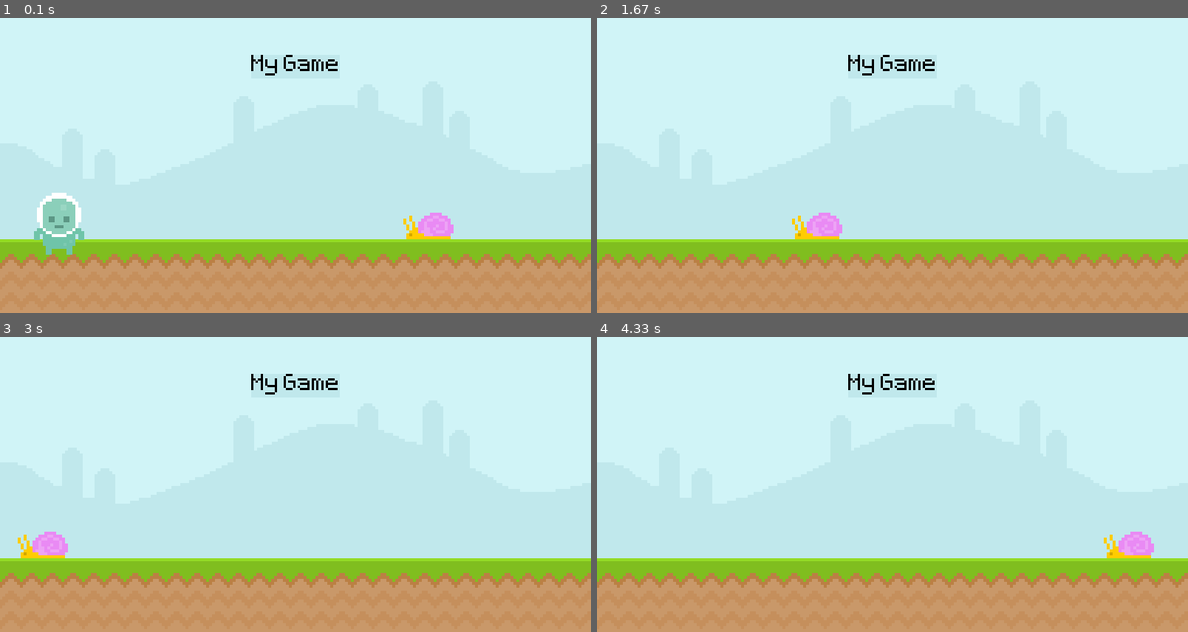
Above: before the commit, frames 1-4 (two rows, left to right).
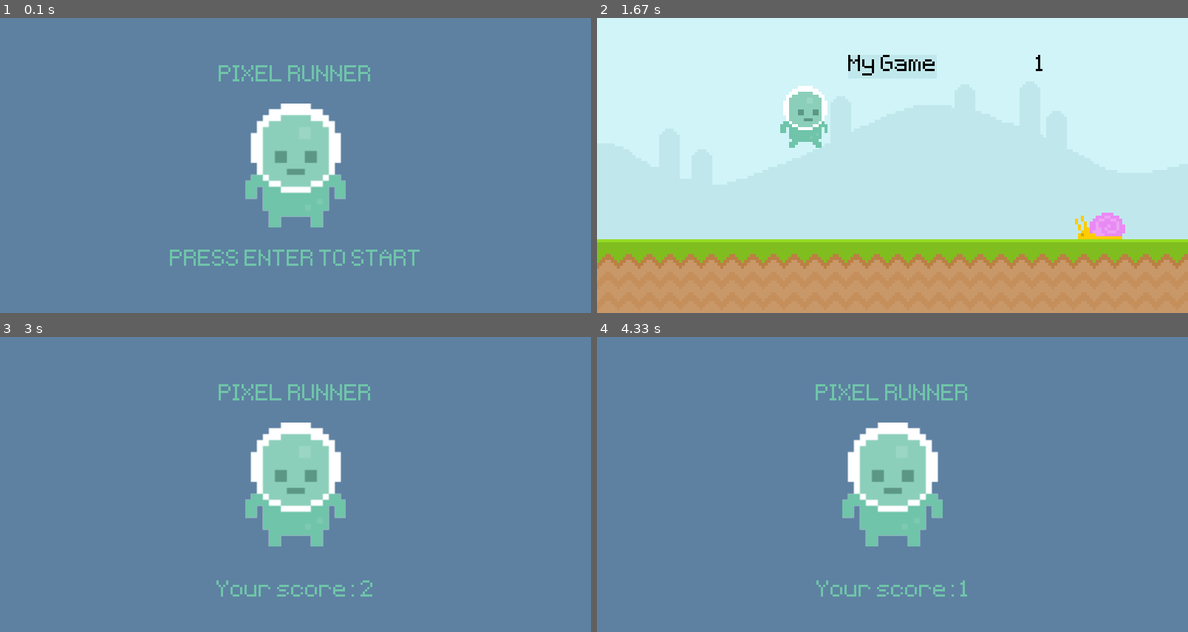
Above: after the commit, the same moments.

Repository: tzixi/pygame-trial1
Game: pygame game, started from game1.py
Two runs of this game, one before a commit and one after it. Both use one fixed random seed, a clock stepped at 60 frames per second and the inputs below.
Inputs (mouse positions are in pixels of both pictures, inside the frame that each line leads up to):
- Up to frame 1 (0.1 s): no input
- Up to frame 2 (1.67 s): tap Enter at 0.33 s; hold Space 0.67-1.13 s; hold Right 0.67-1.13 s; move the mouse to (685, 271) at 0.7 s; hold Right 1.17-1.63 s; move the mouse to (939, 227) at 1.2 s; tap Space at 1.23, 1.53 s
- Up to frame 3 (3 s): hold Right 1.67-2.13 s; move the mouse to (520, 596) at 1.7 s; tap Space at 1.73, 2.03, 2.23, 2.53 s; hold Left 2.17-2.7 s; move the mouse to (242, 587) at 2.2 s
- Up to frame 4 (4.33 s): tap Enter at 3.17 s; hold Right 3.5-4.13 s; move the mouse to (673, 413) at 3.53 s; tap Space at 3.57, 3.87 s

The runs differ from the first frame. In frame 1, 100% of the frame differs, in the area x 0-100%, y 0-100%; in frame 2, 2.4%; in frame 3, 100%; in frame 4, 100%.

Commit message:
Updated obstacles and collisions

Diff:
--- a/game1.py
+++ b/game1.py
@@ -1,13 +1,46 @@
 from cgitb import text
 import pygame
 from sys import exit
+from random import randint
+
+def display_score():
+    current_time = str(int(pygame.time.get_ticks() /1000) - start_time)
+    score_surf = test_font.render(current_time, False, 'Black')
+    score_rect = score_surf.get_rect(midtop = (600, 50))
+    screen.blit(score_surf, score_rect)
+    return current_time
+
+def obstacle_movement(obstacle_list):
+    if obstacle_list:
+        for obstacle_rect in obstacle_list:
+            obstacle_rect.x -= 5
+
+            if obstacle_rect.bottom == 300:
+                screen.blit(snail_surface1, obstacle_rect)
+            else:
+                screen.blit(fly_surf, obstacle_rect)
+
+        obstacle_list = [obstacle for obstacle in obstacle_list if obstacle.x > -100]
+
+        return obstacle_list
+    else: return []
+
+def collisions(player, obstacles):
+    if obstacles:
+        for obstacles_rect in obstacles:
+            if player.colliderect(obstacles_rect):
+                return False
+    return True
 
 #initializing pygame
 pygame.init()
 screen = pygame.display.set_mode((800, 400))
 pygame.display.set_caption('Runner')
+game_active = False
+start_time = 0
+score = 0
 
-#controls framerate
+# controls framerate
 clock = pygame.time.Clock()
 
 test_font = pygame.font.Font('font/Pixeltype.ttf', 50) # font type, font size
@@ -15,16 +48,35 @@
 sky_surface = pygame.image.load('graphics/Sky.png').convert() # this is the regular surface, the tuple inside is width, height
 ground_surface = pygame.image.load('graphics/ground.png').convert() # adds ground surface
 
-text_surface = test_font.render('My Game', False, 'Black') # test, text smoothing, colour
+text_surface = test_font.render('My Game', False, 'Black') # text, text smoothing, colour
 text_rect = text_surface.get_rect(midtop = (400, 50))
 
+# obstacles
 snail_surface1 = pygame.image.load('graphics/snail/snail1.png').convert_alpha()
-snail_rect1 = snail_surface1.get_rect(midbottom = (600, 300))
 snail_surface2 = pygame.image.load('graphics/snail/snail2.png').convert_alpha()
 
-player_surf = pygame.image.load('graphics/Player/player_stand.png').convert_alpha()
+fly_surf = pygame.image.load('graphics/Fly/Fly1.png').convert_alpha()
+
+obstacle_rect_list = []
+
+player_surf = pygame.image.load('graphics/Player/player_walk_1.png').convert_alpha()
 player_rect = player_surf.get_rect(midbottom = (80, 300))
 player_gravity = 0
+
+# intro screen
+player_stand = pygame.image.load('graphics/Player/player_stand.png').convert_alpha()
+player_stand = pygame.transform.rotozoom(player_stand, 0, 2) # surface, angle, scale
+playerstand_rect = player_stand.get_rect(center = (400, 200))
+
+game_name = test_font.render('PIXEL RUNNER', False, (111, 196, 169))
+game_name_rect = game_name.get_rect(center = (400, 80))
+
+restart_surface = test_font.render('PRESS ENTER TO START', False, (111, 196, 169))
+restart_rect = restart_surface.get_rect(center = (400, 330))
+
+# timer
+obstacle_timer = pygame.USEREVENT + 1 # plus 1 to deconflict
+pygame.time.set_timer(obstacle_timer, 900)
 
 while True:
     for event in pygame.event.get():
@@ -32,41 +84,74 @@
             pygame.quit() #opposite to pygame init
             exit() #exits the loop and removes 'video system not initialised'
 
-        # if event.type == pygame.MOUSEMOTION:
-        #     if player_rect.collidepoint(event.pos):
-        #         player_gravity = -20
+        if game_active:
+            # if event.type == pygame.MOUSEMOTION:
+            #     if player_rect.collidepoint(event.pos):
+            #         player_gravity = -20
 
-        if event.type == pygame.KEYDOWN:
-            if event.key == pygame.K_SPACE:
-                player_gravity = -20
+            if event.type == pygame.KEYDOWN:
+                if event.key == pygame.K_SPACE and player_rect.bottom == 300:
+                    player_gravity = -20
 
-        if event.type == pygame.MOUSEBUTTONDOWN:
-            if player_rect.collidepoint(event.pos):
-                player_gravity = -20
+            # if event.type == pygame.MOUSEBUTTONDOWN:
+            #     if player_rect.collidepoint(event.pos):
+            #         player_gravity = -20
 
-    screen.blit(sky_surface,(0,0)) #surface, position
-    screen.blit(ground_surface,(0, 300))
-    pygame.draw.rect(screen, '#c0e8ec', text_rect)
-    pygame.draw.rect(screen, '#c0e8ec', text_rect, 10)
-    screen.blit(text_surface, text_rect)
+            if event.type == obstacle_timer:
+                if randint(0, 2):
+                    obstacle_rect_list.append(snail_surface1.get_rect(midbottom = (randint(900, 1100), 300)))
+                else:
+                    obstacle_rect_list.append(fly_surf.get_rect(midbottom = (randint(900, 1100), 200)))
 
-    # snail
-    snail_rect1.left -= 3
-    if snail_rect1.left < -100:
-        snail_rect1.left = 800
-    screen.blit(snail_surface1, snail_rect1)
+        else:
+            if event.type == pygame.KEYDOWN:
+                if event.key == pygame.K_RETURN:
+                    game_active = True
+                    player_rect.left = 80
+                    start_time = int(pygame.time.get_ticks() /1000)
 
-    # player
-    # if player_rect.bottom < 300:
-    #     player_gravity += 1
-    #     player_rect.bottom += player_gravity
-    player_gravity += 1
-    player_rect.bottom += player_gravity
-    screen.blit(player_surf, player_rect)
 
-    # keys = pygame.key.get_pressed()
-    # if keys[pygame.K_SPACE]:
-    #     print('Jump')
+
+    if game_active:
+        screen.blit(sky_surface,(0,0)) #surface, position
+        screen.blit(ground_surface,(0, 300))
+        pygame.draw.rect(screen, '#c0e8ec', text_rect)
+        pygame.draw.rect(screen, '#c0e8ec', text_rect, 10)
+        screen.blit(text_surface, text_rect)
+        score = display_score()
+
+        # player
+        player_gravity += 1
+        player_rect.bottom += player_gravity
+        if player_rect.bottom >= 300:
+            player_rect.bottom = 300 # simulates collision with the ground
+        screen.blit(player_surf, player_rect)
+
+        # player movement
+        keys = pygame.key.get_pressed()
+        if keys[pygame.K_RIGHT]:
+            player_rect.right += 3
+        if keys[pygame.K_LEFT]:
+            player_rect.left -= 3
+
+        # obstacle movement
+        obstacle_rect_list = obstacle_movement(obstacle_rect_list)
+
+        # collisions
+        game_active = collisions(player_rect, obstacle_rect_list)
+
+    # game over screen
+    else:
+        screen.fill((94, 129, 162))
+        screen.blit(player_stand, playerstand_rect)
+        score_message = test_font.render(f'Your score: {score}', False, (111, 196, 169))
+        score_rect = score_message.get_rect(midtop = (400, 330))
+        screen.blit(game_name, game_name_rect)
+
+        if score == 0:
+            screen.blit(restart_surface, restart_rect)
+        else:
+            screen.blit(score_message, score_rect)
 
     pygame.display.update() #updates the display
     clock.tick(60) #fps
